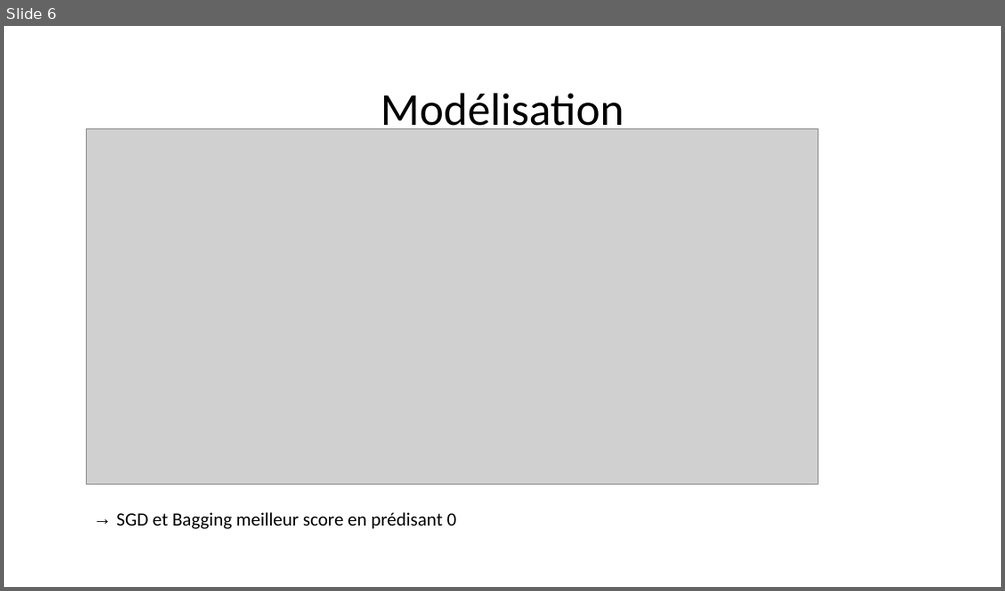
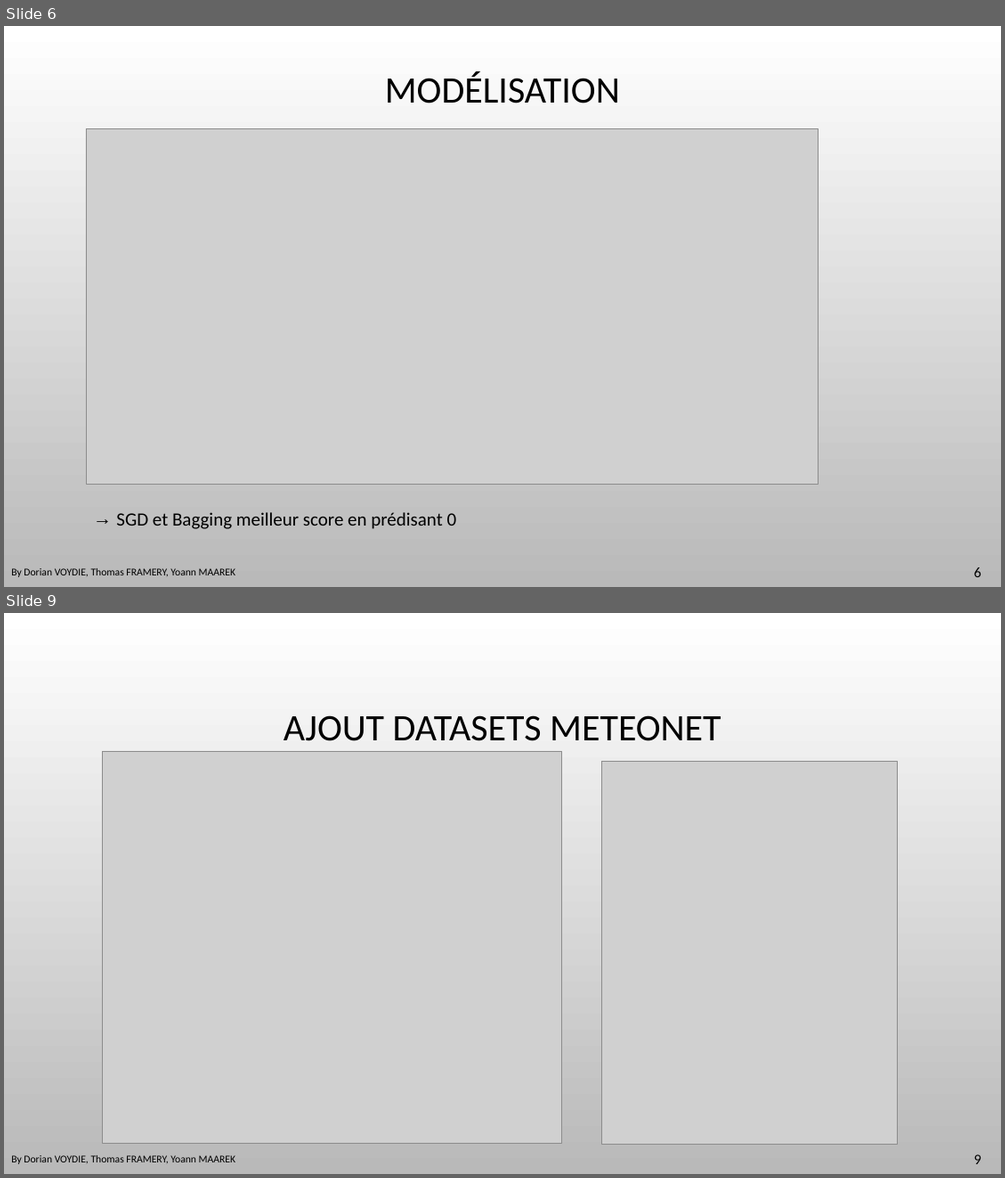
Before and after one commit to DavidBert/DEFI_IA, a slide deck: Presentation.pptx. Shown one above the other, each under a label of ours: slide 6 before the commit, slides 6 and 9 after it; the slides between them are not shown. The pictures are 1005x591 and 1005x1178 pixels, drawn with LibreOffice and Linux fonts; fonts in the diff are those of the drawing; grey boxes stand for pictures; background and template pictures are left out. Boxes give left, top, right and bottom in pixels: in the first picture for what was removed or moved away, otherwise in the second. Text is boxed around its words. In the diff, an @@ line names an element or a change of style, - is before the commit and + after.

```diff
--- a/Presentation.pptx
+++ b/Presentation.pptx
@@ slide 9 added at <box>4,613,1001,1174</box>, background picture (left out) @@
@@ title added at <box>283,715,720,741</box>, 36 pt, text #000000 @@
+AJOUT DATASETS METEONET
@@ picture added at <box>102,751,562,1143</box> @@
@@ picture added at <box>602,762,897,1144</box> @@
@@ text added at <box>11,1155,235,1164</box>, 10 pt, text #000000 @@
+By Dorian VOYDIE, Thomas FRAMERY, Yoann MAAREK
@@ page number added at <box>974,1154,981,1164</box>, 14 pt, text #000000 @@
+9
@@ slide 6 changed as well @@
@@ background #FFFFFF to picture (left out) @@
@@ title at <box>385,72,620,103</box>: text changed; size 44 to 36 pt @@
-Modélisation
+MODÉLISATION
@@ text added at <box>11,568,235,577</box>, 10 pt, text #000000 @@
+By Dorian VOYDIE, Thomas FRAMERY, Yoann MAAREK
@@ page number added at <box>974,567,981,577</box>, 14 pt, text #000000 @@
+6
```
Also in this commit, not shown: 11 other slides changed, 3 other slides added, 2 slides removed, 2 other files.
